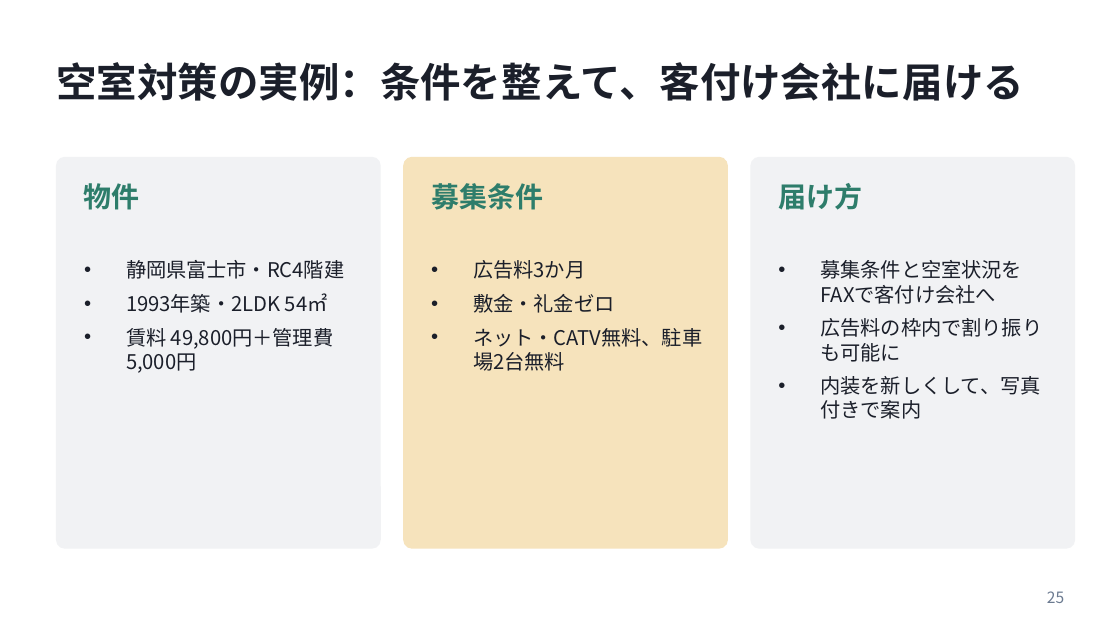
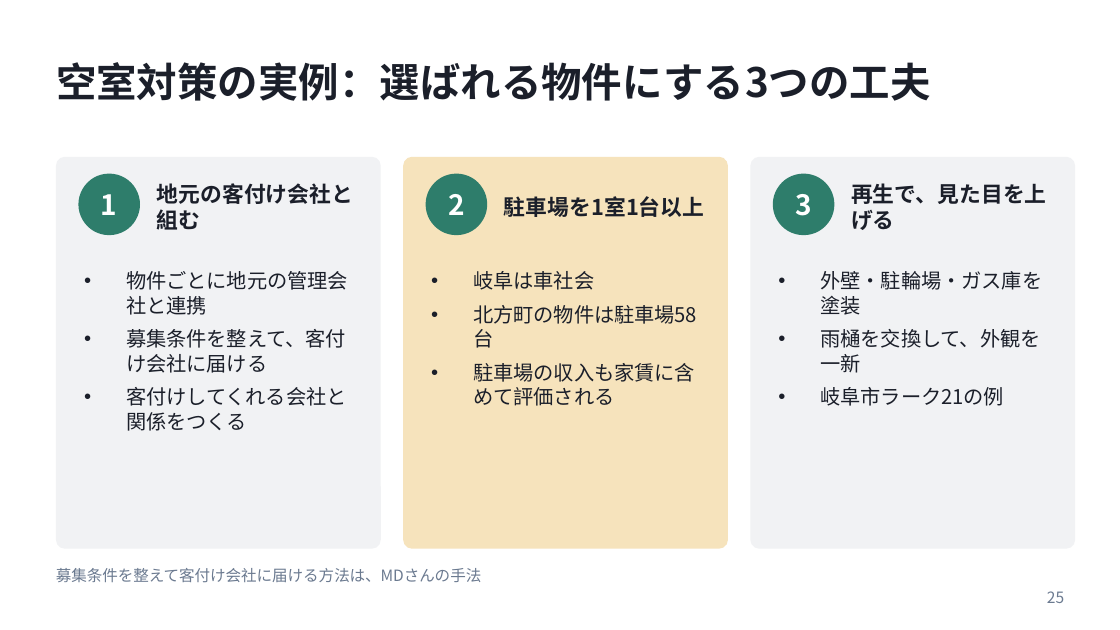
Before and after one commit to daisuke2009/avatars1, a slide deck: slide 25 of presentations/20261023_弱者の戦略_発表資料.pptx. Drawn at 1120x630 pixels with LibreOffice and Linux fonts; fonts in the diff are those of the drawing. Boxes give left, top, right and bottom in pixels: in the first picture for what was removed or moved away, otherwise in the second. Text is boxed around its words. In the diff, an @@ line names an element or a change of style, - is before the commit and + after.

```diff
--- a/presentations/20261023_弱者の戦略_発表資料.pptx
+++ b/presentations/20261023_弱者の戦略_発表資料.pptx
@@ title at box(56, 62, 931, 101): text changed @@
-空室対策の実例：条件を整えて、客付け会社に届ける
+空室対策の実例：選ばれる物件にする3つの工夫
@@ ellipse added at box(78, 174, 140, 235), fill #2E7D6B @@
@@ ellipse added at box(426, 174, 487, 235), fill #2E7D6B @@
@@ ellipse added at box(773, 174, 834, 235), fill #2E7D6B @@
@@ text removed at box(84, 183, 140, 210) @@
-物件
@@ text added at box(101, 194, 118, 215), 18 pt, text #FFFFFF, bold @@
+1
@@ text added at box(157, 183, 353, 230), 14 pt, text #1B1F2A, bold @@
+地元の客付け会社と組む
@@ text removed at box(431, 183, 543, 210) @@
-募集条件
@@ text added at box(448, 194, 465, 215), 18 pt, text #FFFFFF, bold @@
+2
@@ text added at box(504, 196, 704, 217), 14 pt, text #1B1F2A, bold @@
+駐車場を1室1台以上
@@ text removed at box(778, 183, 862, 210) @@
-届け方
@@ text added at box(795, 194, 812, 216), 18 pt, text #FFFFFF, bold @@
+3
@@ text added at box(851, 183, 1046, 230), 14 pt, text #1B1F2A, bold @@
+再生で、見た目を上げる
@@ text at box(126, 271, 348, 431): text changed @@
-• 静岡県富士市・RC4階建
-• 1993年築・2LDK 54㎡
-• 賃料 49,800円＋管理費5,000円
+• 物件ごとに地元の管理会社と連携
+• 募集条件を整えて、客付け会社に届ける
+• 客付けしてくれる会社と関係をつくる
@@ text at box(473, 271, 697, 406): text changed @@
-• 広告料3か月
-• 敷金・礼金ゼロ
-• ネット・CATV無料、駐車場2台無料
+• 岐阜は車社会
+• 北方町の物件は駐車場58台
+• 駐車場の収入も家賃に含めて評価される
@@ text at box(820, 271, 1042, 406): text changed @@
-• 募集条件と空室状況をFAXで客付け会社へ
-• 広告料の枠内で割り振りも可能に
-• 内装を新しくして、写真付きで案内
+• 外壁・駐輪場・ガス庫を塗装
+• 雨樋を交換して、外観を一新
+• 岐阜市ラーク21の例
@@ text added at box(56, 568, 481, 582), 10 pt, text #6B7A90 @@
+募集条件を整えて客付け会社に届ける方法は、MDさんの手法
```
Also in this commit, not shown: 2 other slides changed.
